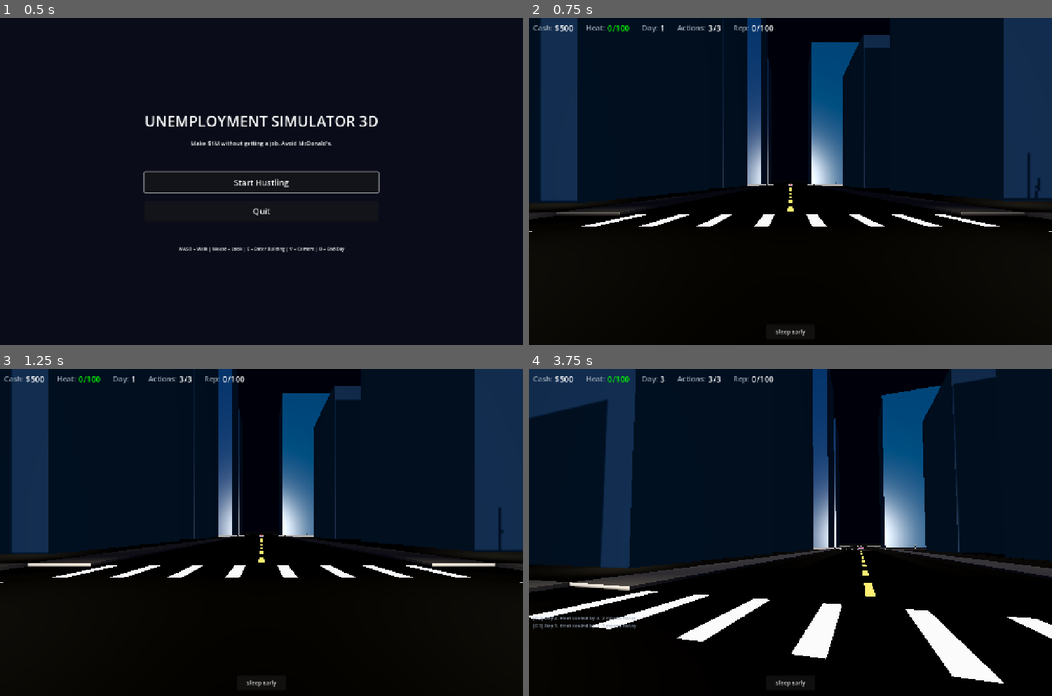
Above: before the commit, frames 1-4 (two rows, left to right).
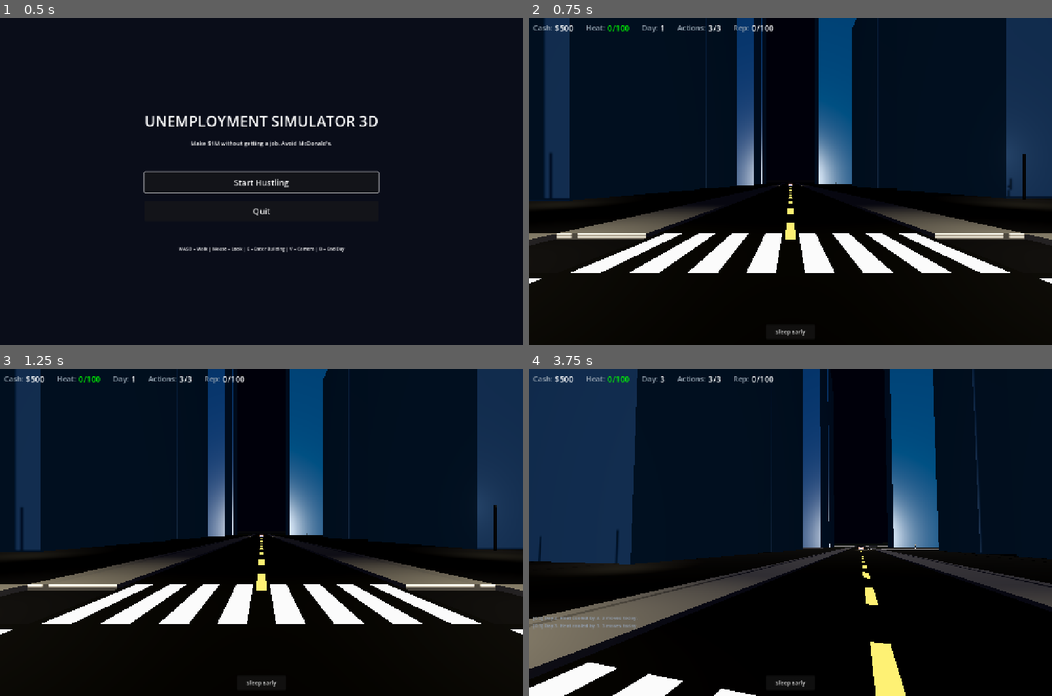
Above: after the commit, the same moments.

Repository: buttergolemcode/unemploymentsimulator
Game: Godot game, scene res://scenes/MainMenu.tscn
Same seed, same stepped clock (60 frames per second), same inputs: the game is played once before the commit and once after it.
Inputs (mouse positions are in pixels of both pictures, inside the frame that each line leads up to):
- Up to frame 1 (0.5 s): no input
- Up to frame 2 (0.75 s): click "Start Hustling" at 0.5 s
- Up to frame 3 (1.25 s): no input
- Up to frame 4 (3.75 s): click "Sleep Early" at 1.25 s; click "OK" at 2 s; tap Enter at 2.75 s; move the mouse to (816, 532) at 2.77 s; hold W from 2.78 s (still down); tap V at 2.85 s; click (816, 532) at 2.92 s; tap Space at 3.02 s; move the mouse to (764, 532) at 3.52 s; tap E at 3.6 s

Frame 1 is identical in both runs. In frame 2, 15% of the frame differs, in the area x 0-100%, y 0-82%; in frame 3, 15%; in frame 4, 26%, in the area x 0-100%, y 0-100%.

Commit message:
Map polish: remove monolith, adjust all scales to realistic proportions
User feedback: 'In der Mitte der Stadt, mitten auf einer Kreuzung ist
irgendeine Art Monolith ohne hitbox. Entferne den bitte. Danach passe
die Scales aller Objects (inklusive der Gebäude) an sodass sie realistisch
sind in relation zur größe aller anderen Objects'

1. MONOLITH REMOVED:
- The church tower at (0, 0) was sitting in the middle of the central
  intersection with no collision. Removed _church_tower(parent, 0, 0)
  call from _build_landmarks().

2. REALISTIC SCALE ADJUSTMENTS:

Roads & Sidewalks (NYC-style):
- Road width: 16m -> 8m (2 lanes of 4m, was 4 lanes)
- Sidewalk width: 3m -> 2.5m (realistic pedestrian path)
- Block size: 100m -> 80m (more NYC-like density)
- Building margin: 1m -> 0.5m (flush with sidewalk, NYC-style)

Buildings (height ranges):
- Downtown skyscrapers: 30-100m -> 40-150m (proper Manhattan heights)
- Harbor warehouses: 8-22m -> 10-25m
- Industrial factories: 9-24m -> 10-30m
- Slums houses: 5-14m -> 4-10m (smaller, more rundown)
- Suburbs houses: 4-9m -> 5-10m

Scheme Buildings (8 landmarks, properly sized):
- Trading Floor: 18x16x50m -> 25x22x70m (mid-rise office tower)
- Corporate Tower: 22x20x90m -> 30x25x120m (proper skyscraper)
- Accountant Office: 14x12x28m -> 18x16x35m
- Casino: 20x18x22m -> 25x22x28m
- Trap House: 12x10x10m -> 10x8x6m (small rundown house)
- Internet Cafe: 10x9x8m -> 8x7x5m
- Corner Store: 9x9x6m -> 7x7x4m
- E-Com Warehouse: 20x18x14m -> 25x22x15m

Skyline Row (3 landmark skyscrapers):
- Width: 12m -> 18m
- Heights: 90/110/95m -> 110/140/120m (proper skyline)

Vehicles (box-mesh fallback):
- Body: 2.0x0.7x4.4m -> 1.9x1.0x4.2m (was too low, now 1m tall body)
- Cabin: 1.7x0.6x2.0m -> 1.6x0.7x1.8m (sits on top of body at 1.5m)
- Windshield: 1.6x0.5x0.1m -> 1.5x0.6x0.1m (at cabin height)
- Wheels: 0.35 radius kept (70cm diameter = realistic)
- Headlights/Taillights: repositioned to 0.7m height (was 0.5m)

Vehicle Collision (GameScene.gd):
- Box: 2.0x1.5x4.4m -> 1.9x1.5x4.2m (matches new body)
- Position: y=0.75 -> y=0.85 (center of 1.5m tall body)

NPC Collision (GameScene.gd):
- Capsule: 0.3r x 1.5h -> 0.35r x 1.7h (realistic human proportions)
- Position: y=0.75 -> y=0.85

Player Collision (GameScene.tscn):
- Capsule: 0.4r x 1.8h -> 0.35r x 1.7h (matches NPC scale)
- Position: y=0.9 -> y=0.85

All scales now consistent: player 1.7m, car 1.5m tall, sidewalks 0.15m,
roads 8m wide, blocks 80m, skyscrapers up to 150m.

Diff:
--- a/godot/scenes/GameScene.tscn
+++ b/godot/scenes/GameScene.tscn
@@ -5,8 +5,8 @@
 [ext_resource type="Script" path="res://scripts/HUD.gd" id="3_hud"]
 
 [sub_resource type="CapsuleShape3D" id="CapsuleShape3D_player"]
-radius = 0.4
-height = 1.8
+radius = 0.35
+height = 1.7
 
 [sub_resource type="BoxShape3D" id="BoxShape3D_ground"]
 size = Vector3(500, 1, 500)
@@ -63,7 +63,7 @@
 floor_snap_length = 0.3
 
 [node name="CollisionShape3D" type="CollisionShape3D" parent="Player"]
-transform = Transform3D(1, 0, 0, 0, 1, 0, 0, 0, 1, 0, 0.9, 0)
+transform = Transform3D(1, 0, 0, 0, 1, 0, 0, 0, 1, 0, 0.85, 0)
 shape = SubResource("CapsuleShape3D_player")
 
 [node name="Camera3D" type="Camera3D" parent="Player"]
--- a/godot/scripts/GameScene.gd
+++ b/godot/scripts/GameScene.gd
@@ -65,9 +65,9 @@
 		# Collision
 		var col = CollisionShape3D.new()
 		var shape = BoxShape3D.new()
-		shape.size = Vector3(2, 1.5, 4.4)
+		shape.size = Vector3(1.9, 1.5, 4.2)  # matches new car body size
 		col.shape = shape
-		col.position = Vector3(0, 0.75, 0)
+		col.position = Vector3(0, 0.85, 0)  # center of 1.5m tall body
 		vehicle.add_child(col)
 
 		# Mesh container
@@ -125,10 +125,10 @@
 
 	var col = CollisionShape3D.new()
 	var shape = CapsuleShape3D.new()
-	shape.radius = 0.3
-	shape.height = 1.5
+	shape.radius = 0.35  # 35cm radius — realistic human shoulder width
+	shape.height = 1.7  # 1.7m tall capsule (covers head to feet)
 	col.shape = shape
-	col.position = Vector3(0, 0.75, 0)
+	col.position = Vector3(0, 0.85, 0)  # center at 0.85m
 	npc.add_child(col)
 
 	var mesh_node = Node3D.new()
--- a/godot/scripts/Vehicle.gd
+++ b/godot/scripts/Vehicle.gd
@@ -114,17 +114,17 @@
 
 func _add_lights():
 	# Headlights
-	for x in [-0.6, 0.6]:
+	for x in [-0.7, 0.7]:
 		var hl = OmniLight3D.new()
-		hl.position = Vector3(x, 0.5, 2.2)
+		hl.position = Vector3(x, 0.7, 2.1)  # at front of body
 		hl.light_color = Color(1, 0.95, 0.8)
 		hl.light_energy = 1.5
 		hl.omni_range = 8.0
 		mesh.add_child(hl)
 	# Taillights
-	for x in [-0.6, 0.6]:
+	for x in [-0.7, 0.7]:
 		var tl = OmniLight3D.new()
-		tl.position = Vector3(x, 0.5, -2.2)
+		tl.position = Vector3(x, 0.7, -2.1)  # at rear of body
 		tl.light_color = Color(1, 0.2, 0.1)
 		tl.light_energy = 0.8
 		tl.omni_range = 4.0
@@ -140,27 +140,27 @@
 	# Body
 	var body = MeshInstance3D.new()
 	var body_m = BoxMesh.new()
-	body_m.size = Vector3(2, 0.7, 4.4)
+	body_m.size = Vector3(1.9, 1.0, 4.2)  # realistic car: 1.9m wide, 1.0m body height, 4.2m long
 	body.mesh = body_m
-	body.position = Vector3(0, 0.35, 0)
+	body.position = Vector3(0, 0.65, 0)  # body sits at 0.65m (wheel top)
 	body.material_override = mat
 	mesh.add_child(body)
 
 	# Cabin
 	var cabin = MeshInstance3D.new()
 	var cabin_m = BoxMesh.new()
-	cabin_m.size = Vector3(1.7, 0.6, 2.0)
+	cabin_m.size = Vector3(1.6, 0.7, 1.8)  # cabin: 1.6m wide, 0.7m tall, 1.8m long
 	cabin.mesh = cabin_m
-	cabin.position = Vector3(0, 1.0, -0.2)
+	cabin.position = Vector3(0, 1.5, -0.2)  # sits on top of body
 	cabin.material_override = mat
 	mesh.add_child(cabin)
 
 	# Windshield
 	var wind = MeshInstance3D.new()
 	var wind_m = BoxMesh.new()
-	wind_m.size = Vector3(1.6, 0.5, 0.1)
+	wind_m.size = Vector3(1.5, 0.6, 0.1)
 	wind.mesh = wind_m
-	wind.position = Vector3(0, 1.0, 0.85)
+	wind.position = Vector3(0, 1.5, 0.85)  # at cabin height
 	var glass_mat = StandardMaterial3D.new()
 	glass_mat.albedo_color = Color(0.06, 0.09, 0.16, 0.8)
 	glass_mat.roughness = 0.1
@@ -171,12 +171,12 @@
 
 	# Wheels (also tracked for wheel-spin)
 	_wheel_nodes.clear()
-	for pos in [Vector3(-0.9, 0.35, 1.5), Vector3(0.9, 0.35, 1.5), Vector3(-0.9, 0.35, -1.5), Vector3(0.9, 0.35, -1.5)]:
+	for pos in [Vector3(-0.9, 0.35, 1.4), Vector3(0.9, 0.35, 1.4), Vector3(-0.9, 0.35, -1.4), Vector3(0.9, 0.35, -1.4)]:
 		var wheel = MeshInstance3D.new()
 		var w_m = CylinderMesh.new()
-		w_m.top_radius = 0.35
+		w_m.top_radius = 0.35  # 35cm radius = 70cm diameter (realistic)
 		w_m.bottom_radius = 0.35
-		w_m.height = 0.25
+		w_m.height = 0.25  # 25cm tire width
 		wheel.mesh = w_m
 		wheel.rotation.z = PI / 2
 		wheel.position = pos
--- a/godot/scripts/WorldBuilder.gd
+++ b/godot/scripts/WorldBuilder.gd
@@ -31,11 +31,11 @@
 
 # Street grid (NYC-style 100m blocks)
 const STREET_GRID: Array = [-300, -200, -100, 0, 100, 200, 300]
-const ROAD_HALF_WIDTH: float = 8.0      # street is 16m wide (4 lanes)
-const SIDEWALK_WIDTH: float = 3.0       # 3m sidewalk on each side
-const SIDEWALK_HEIGHT: float = 0.15     # raised sidewalk
-const BLOCK_SIZE: float = 100.0         # distance between street centers
-const BUILDING_MARGIN: float = 1.0      # gap between building and sidewalk
+const ROAD_HALF_WIDTH: float = 4.0       # street is 8m wide (2 lanes of 4m)
+const SIDEWALK_WIDTH: float = 2.5       # 2.5m sidewalk on each side (realistic)
+const SIDEWALK_HEIGHT: float = 0.15     # raised sidewalk (15cm curb)
+const BLOCK_SIZE: float = 80.0          # 80m blocks (was 100m, more NYC-like)
+const BUILDING_MARGIN: float = 0.5      # buildings flush with sidewalk (NYC-style)
 
 # District definitions
 static var DISTRICTS: Dictionary = {}
@@ -45,31 +45,31 @@
 		return
 	DISTRICTS = {
 		"downtown": {
-			"color": "#475569", "height_min": 30, "height_max": 100, "ground": "#1a1a1a",
+			"color": "#475569", "height_min": 40, "height_max": 150, "ground": "#1a1a1a",
 			"polygon": PackedVector2Array([
 				Vector2(-200, -150), Vector2(200, -150), Vector2(200, 200), Vector2(-200, 200)
 			])
 		},
 		"harbor": {
-			"color": "#1c1917", "height_min": 8, "height_max": 22, "ground": "#171717",
+			"color": "#1c1917", "height_min": 10, "height_max": 25, "ground": "#171717",
 			"polygon": PackedVector2Array([
 				Vector2(200, -300), Vector2(400, -300), Vector2(400, 300), Vector2(200, 300)
 			])
 		},
 		"slums": {
-			"color": "#451a03", "height_min": 5, "height_max": 14, "ground": "#1a0f0a",
+			"color": "#451a03", "height_min": 4, "height_max": 10, "ground": "#1a0f0a",
 			"polygon": PackedVector2Array([
 				Vector2(-400, 200), Vector2(-200, 200), Vector2(-200, 400), Vector2(-400, 400)
 			])
 		},
 		"industrial": {
-			"color": "#1f2937", "height_min": 9, "height_max": 24, "ground": "#161616",
+			"color": "#1f2937", "height_min": 10, "height_max": 30, "ground": "#161616",
 			"polygon": PackedVector2Array([
 				Vector2(-400, -400), Vector2(-200, -400), Vector2(-200, -150), Vector2(-400, -150)
 			])
 		},
 		"suburbs": {
-			"color": "#525252", "height_min": 4, "height_max": 9, "ground": "#1a2a1a",
+			"color": "#525252", "height_min": 5, "height_max": 10, "ground": "#1a2a1a",
 			"polygon": PackedVector2Array([
 				Vector2(-400, -150), Vector2(-200, -150), Vector2(-200, 200), Vector2(-400, 200)
 			])
@@ -85,25 +85,25 @@
 # ============================================================
 
 const SCHEME_BUILDINGS: Array = [
-	# Downtown (center)
+	# Downtown (center) — tall skyscrapers (40-120m)
 	{"id": "trading", "name": "Trading Floor", "emoji": "📈",
-	 "x": -50, "z": -50, "w": 18, "d": 16, "h": 50, "color": "#22d3ee"},
+	 "x": -50, "z": -50, "w": 25, "d": 22, "h": 70, "color": "#22d3ee"},
 	{"id": "wirefraud", "name": "Corporate Tower", "emoji": "💸",
-	 "x": 50, "z": -50, "w": 22, "d": 20, "h": 90, "color": "#64748b"},
+	 "x": 50, "z": -50, "w": 30, "d": 25, "h": 120, "color": "#64748b"},
 	{"id": "taxfraud", "name": "Accountant Office", "emoji": "🧾",
-	 "x": -150, "z": 50, "w": 14, "d": 12, "h": 28, "color": "#eab308"},
+	 "x": -150, "z": 50, "w": 18, "d": 16, "h": 35, "color": "#eab308"},
 	{"id": "gambling", "name": "Casino", "emoji": "🎰",
-	 "x": 150, "z": 100, "w": 20, "d": 18, "h": 22, "color": "#f59e0b"},
-	# Slums (SW)
+	 "x": 150, "z": 100, "w": 25, "d": 22, "h": 28, "color": "#f59e0b"},
+	# Slums (SW) — small rundown houses (4-8m)
 	{"id": "drugs", "name": "Trap House", "emoji": "💊",
-	 "x": -350, "z": 250, "w": 12, "d": 10, "h": 10, "color": "#a855f7"},
+	 "x": -350, "z": 250, "w": 10, "d": 8, "h": 6, "color": "#a855f7"},
 	{"id": "scam", "name": "Internet Cafe", "emoji": "🎣",
-	 "x": -250, "z": 350, "w": 10, "d": 9, "h": 8, "color": "#ec4899"},
+	 "x": -250, "z": 350, "w": 8, "d": 7, "h": 5, "color": "#ec4899"},
 	{"id": "robbery", "name": "Corner Store", "emoji": "🔫",
-	 "x": -350, "z": 350, "w": 9, "d": 9, "h": 6, "color": "#ef4444"},
-	# Industrial (NW)
+	 "x": -350, "z": 350, "w": 7, "d": 7, "h": 4, "color": "#ef4444"},
+	# Industrial (NW) — large warehouse (15m)
 	{"id": "ecom", "name": "E-Com Warehouse", "emoji": "📦",
-	 "x": -350, "z": -250, "w": 20, "d": 18, "h": 14, "color": "#4ade80"},
+	 "x": -350, "z": -250, "w": 25, "d": 22, "h": 15, "color": "#4ade80"},
 ]
 
 # ============================================================
@@ -547,9 +547,9 @@
 	if dist_id == "water" or dist_id == "rural":
 		return  # no buildings in water/rural
 
-	# Block bounds (100x100m block, with sidewalk + margin subtracted)
+	# Block bounds (BLOCK_SIZE wide, with sidewalk + margin subtracted)
 	var road_buffer = ROAD_HALF_WIDTH + SIDEWALK_WIDTH + BUILDING_MARGIN
-	var block_inner = BLOCK_SIZE - 2 * road_buffer  # ~84m
+	var block_inner = BLOCK_SIZE - 2 * road_buffer  # ~70m for 80m block
 	if block_inner < 10:
 		return
 
@@ -869,18 +869,16 @@
 static func _build_landmarks(parent: Node3D) -> void:
 	# Central Park (large green area in downtown)
 	_park(parent, -50, 100, 80, 50)
-	# Skyline row (3 tall towers)
-	_skyscraper(parent, 150, -100, 12, 90, "#1e293b")
-	_skyscraper(parent, 175, -100, 12, 110, "#0f172a")
-	_skyscraper(parent, 200, -100, 12, 95, "#1e293b")
+	# Skyline row (3 tall towers, 100-150m)
+	_skyscraper(parent, 150, -100, 18, 110, "#1e293b")
+	_skyscraper(parent, 175, -100, 18, 140, "#0f172a")
+	_skyscraper(parent, 200, -100, 18, 120, "#1e293b")
 	# Bridge at harbor
 	_bridge(parent, 250, 0, 0)
 	# Fortress on west hill
 	_fortress(parent, -300, -300)
-	# Stadium
+	# Stadium (large, ~80m diameter)
 	_stadium(parent, -250, 100)
-	# Church tower
-	_church_tower(parent, 0, 0)
 	# Bus station
 	_bus_station(parent, 100, 150)
 	# Gas stations
Not shown, added: scripts/patch_scales.py
